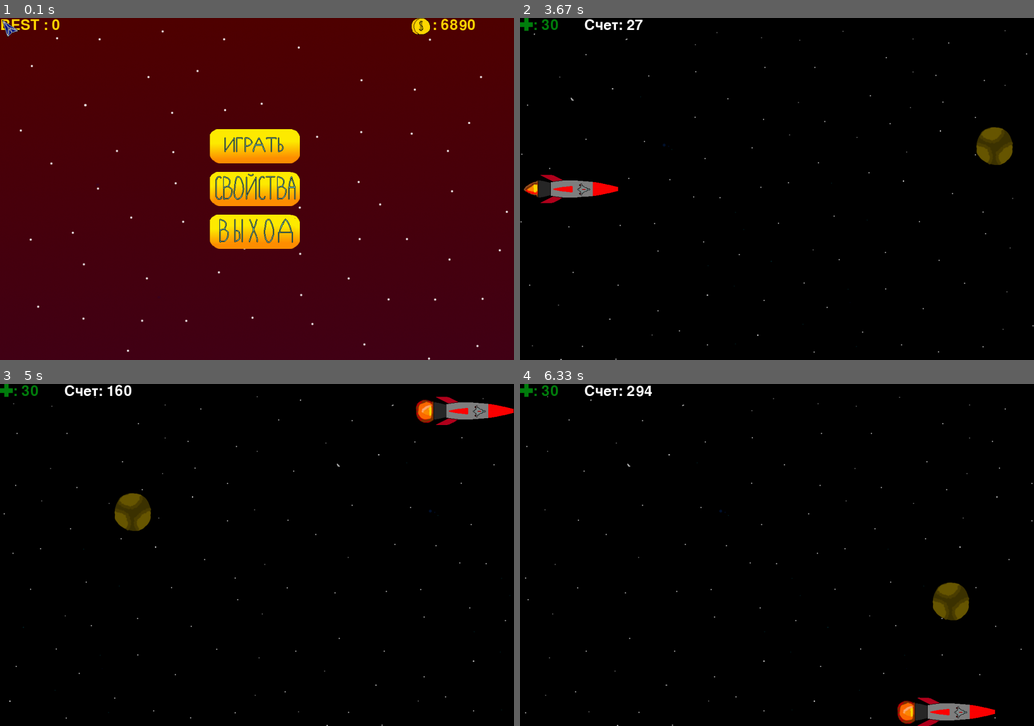
Above: before the commit, frames 1-4 (two rows, left to right).
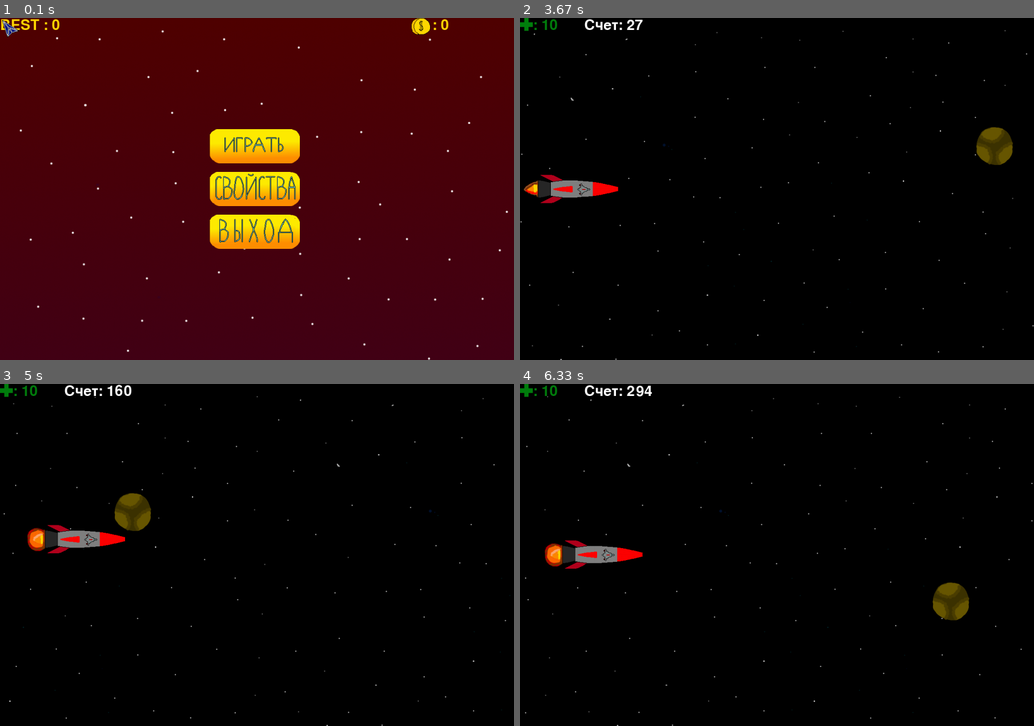
Above: after the commit, the same moments.

Repository: PismerovKir/YandexPygameProject
Game: pygame game, started from Тест прога.py
Two runs of this game, one before a commit and one after it. Both use one fixed random seed, a clock stepped at 60 frames per second and the inputs below.
Inputs (mouse positions are in pixels of both pictures, inside the frame that each line leads up to):
- Up to frame 1 (0.1 s): no input
- Up to frame 2 (3.67 s): click (777, 147) at 0.38 s; hold Left from 3.35 s (still down)
- Up to frame 3 (5 s): release Left at 3.93 s; hold Up 3.97-4.33 s; hold Right from 4.37 s (still down)
- Up to frame 4 (6.33 s): release Right at 5 s; hold Down 5.03-5.4 s; hold Left 5.43-5.9 s; hold Right from 5.93 s (still down)

The runs differ from the first frame. In frame 1, 0.1% of the frame differs, in the area x 85-93%, y 0-4%; in frame 2, less than 0.1%; in frame 3, 1.9%; in frame 4, 1.9%, in the area x 4-93%, y 0-100%.

Commit message:
поменяла музыку и вставила в дату

Diff:
--- a/data/gamedata.txt
+++ b/data/gamedata.txt
@@ -1,5 +1,5 @@
 0
-6890
-25
-11
-21
+0
+5
+1
+0
--- a/Тест прога.py
+++ b/Тест прога.py
@@ -23,7 +23,7 @@
 
 screen = pygame.display.set_mode((WIDTH, HEIGHT))
 clock = pygame.time.Clock()
-pygame.mixer.music.load("music.mp3")
+pygame.mixer.music.load("data/music_fon.mp3")
 pygame.mixer.music.play(-1, 0.0)
 
 
Not shown, added: data/music_fon.mp3
Not shown, added: data/music_korabl_pewpew.mp3
